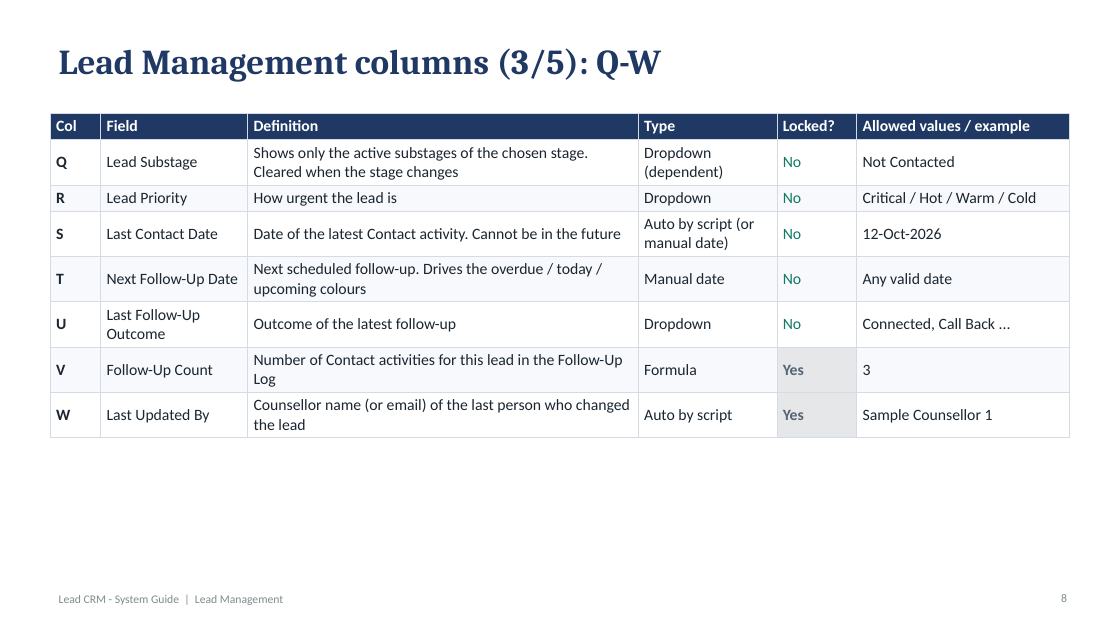
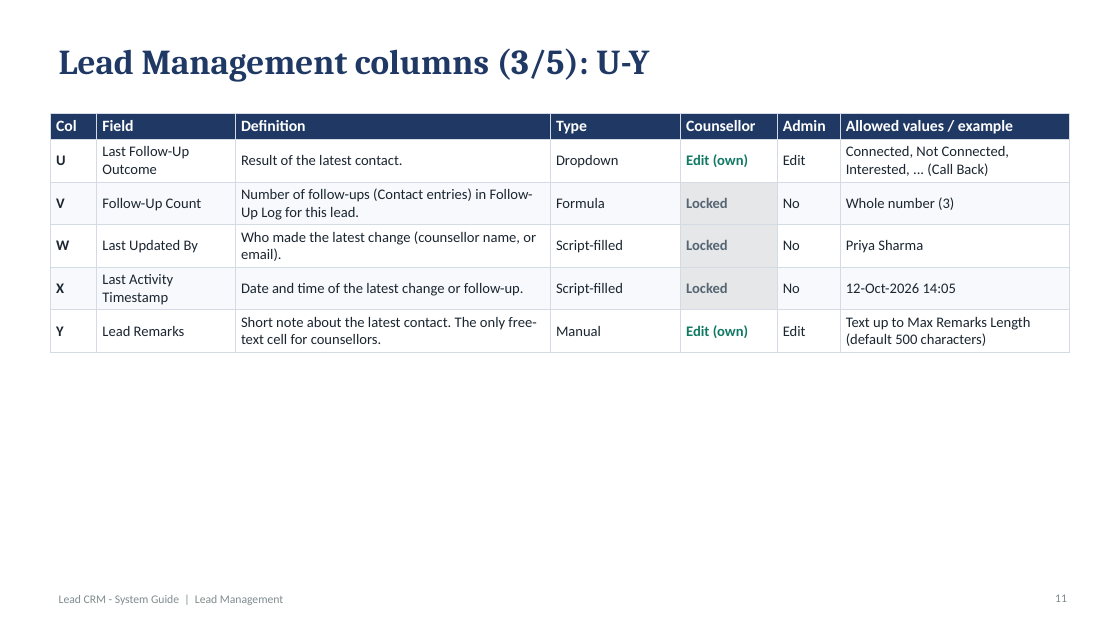
Before and after one commit to rahul123456789101112/call-centre-lead-crm, a slide deck: slide 11 of docs/Lead_CRM_System_Guide.pptx (slide 8 before the commit). Drawn at 1120x630 pixels with LibreOffice and Linux fonts; fonts in the diff are those of the drawing. Boxes give left, top, right and bottom in pixels: in the first picture for what was removed or moved away, otherwise in the second. Text is boxed around its words. In the diff, an @@ line names an element or a change of style, - is before the commit and + after.

```diff
--- a/docs/Lead_CRM_System_Guide.pptx
+++ b/docs/Lead_CRM_System_Guide.pptx
@@ title at (x1=59, y1=48, x2=649, y2=82): text changed @@
-Lead Management columns (3/5): Q-W
+Lead Management columns (3/5): U-Y
@@ table at (x1=50, y1=113, x2=1070, y2=350) @@
-Col | Field | Definition | Type | Locked? | Allowed values / example
-Q | Lead Substage | Shows only the active substages of the chosen stage. Cleared when the stage changes | Dropdown (dependent) | No | Not Contacted
-R | Lead Priority | How urgent the lead is | Dropdown | No | Critical / Hot / Warm / Cold
-S | Last Contact Date | Date of the latest Contact activity. Cannot be in the future | Auto by script (or manual date) | No | 12-Oct-2026
-T | Next Follow-Up Date | Next scheduled follow-up. Drives the overdue / today / upcoming colours | Manual date | No | Any valid date
-U | Last Follow-Up Outcome | Outcome of the latest follow-up | Dropdown | No | Connected, Call Back ...
-V | Follow-Up Count | Number of Contact activities for this lead in the Follow-Up Log | Formula | Yes | 3
-W | Last Updated By | Counsellor name (or email) of the last person who changed the lead | Auto by script | Yes | Sample Counsellor 1
+Col | Field | Definition | Type | Counsellor | Admin | Allowed values / example
+U | Last Follow-Up Outcome | Result of the latest contact. | Dropdown | Edit (own) | Edit | Connected, Not Connected, Interested, ... (Call Back)
+V | Follow-Up Count | Number of follow-ups (Contact entries) in Follow-Up Log for this lead. | Formula | Locked | No | Whole number (3)
+W | Last Updated By | Who made the latest change (counsellor name, or email). | Script-filled | Locked | No | Priya Sharma
+X | Last Activity Timestamp | Date and time of the latest change or follow-up. | Script-filled | Locked | No | 12-Oct-2026 14:05
+Y | Lead Remarks | Short note about the latest contact. The only free-text cell for counsellors. | Manual | Edit (own) | Edit | Text up to Max Remarks Length (default 500 characters)
@@ page number at (x1=1055, y1=594, x2=1067, y2=602): text changed @@
-8
+11
```
Also in this commit, not shown: 51 other slides changed, 22 slides added, 13 slides removed.
